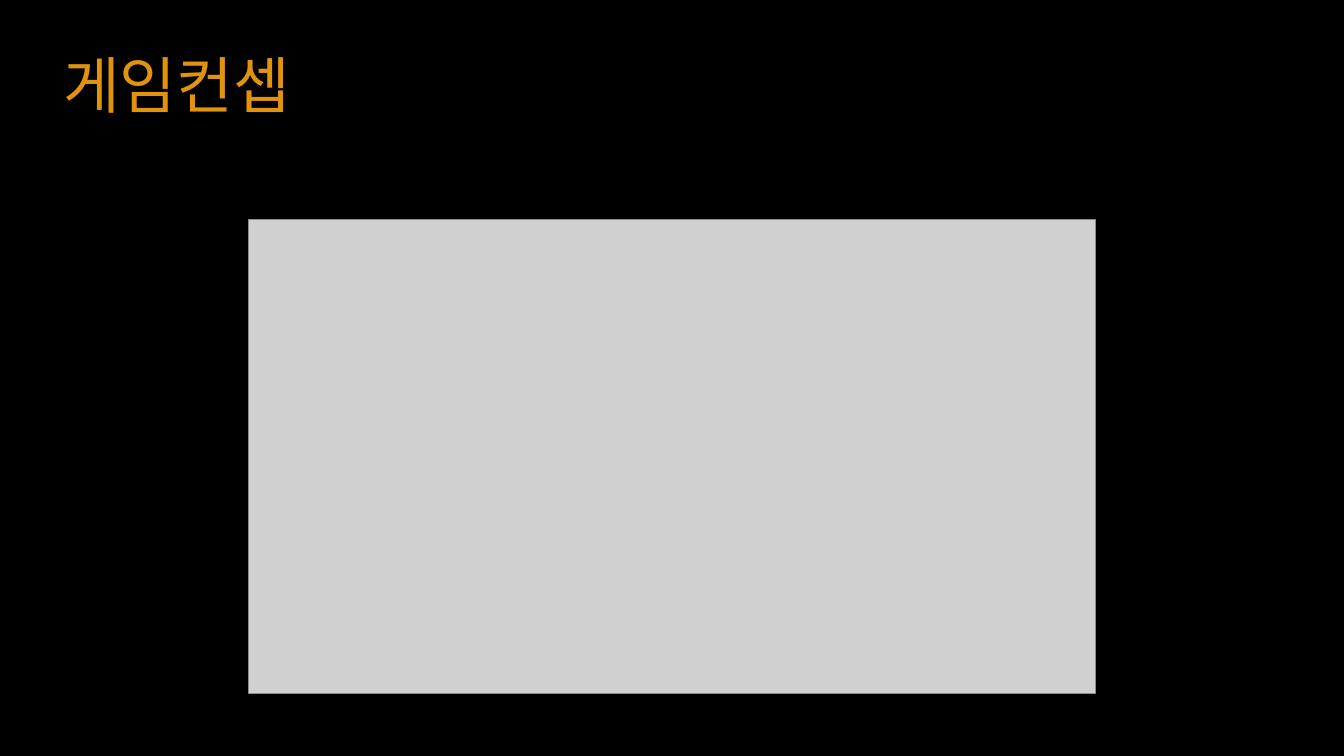
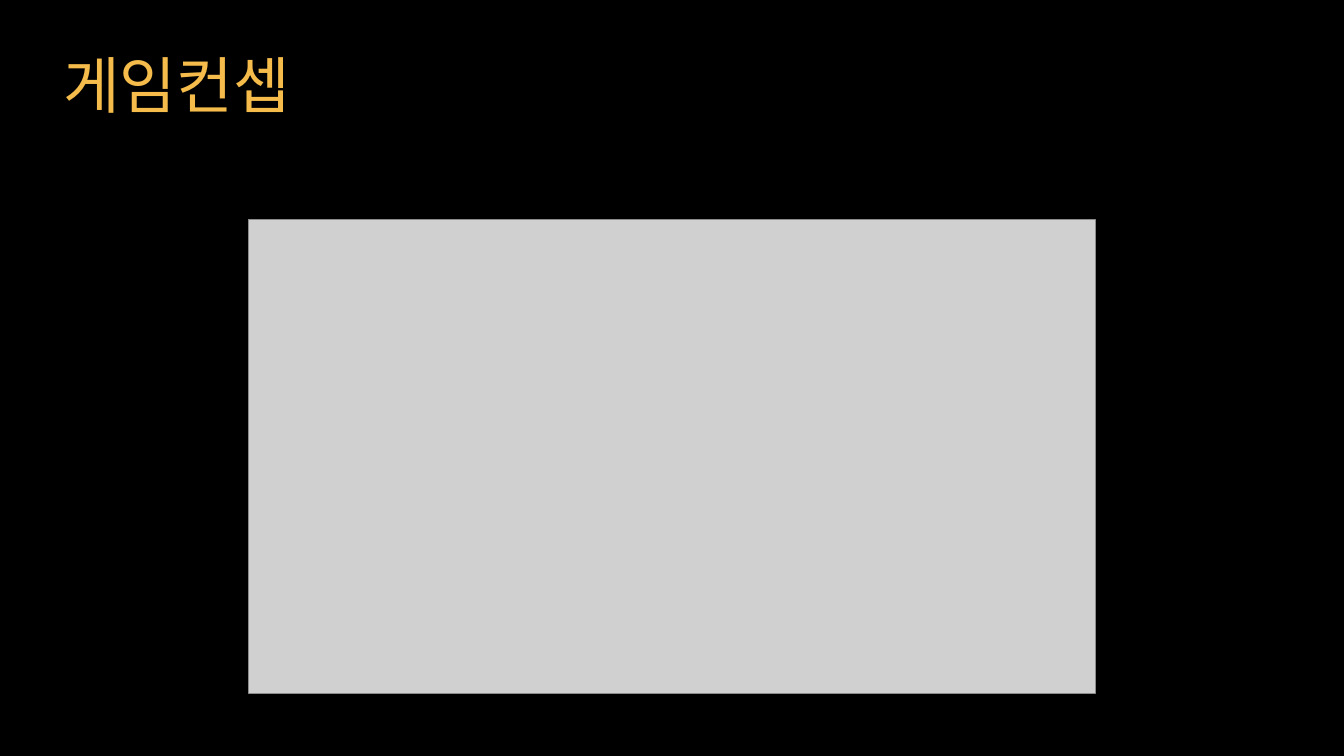
Before and after one commit to YKTeam/Room503, a slide deck: slide 3 of Document/Escape Cube(가제) ppt.pptx. Drawn at 1344x756 pixels with LibreOffice and Linux fonts; fonts in the diff are those of the drawing; grey boxes stand for pictures. Boxes give left, top, right and bottom in pixels: in the first picture for what was removed or moved away, otherwise in the second. Text is boxed around its words. In the diff, an @@ line names an element or a change of style, - is before the commit and + after.

Commit message:
ppt내용 수정.
게임방법 추가, 워드->TEXT문서로 통합

```diff
--- a/Document/Escape Cube(가제) ppt.pptx
+++ b/Document/Escape Cube(가제) ppt.pptx
@@ text "게임컨셉" at <box>63,57,290,113</box>: text colour #E1930E to #F5BC4B @@
```
Also in this commit, not shown: 2 other slides changed, 1 slide added, 2 other files.
